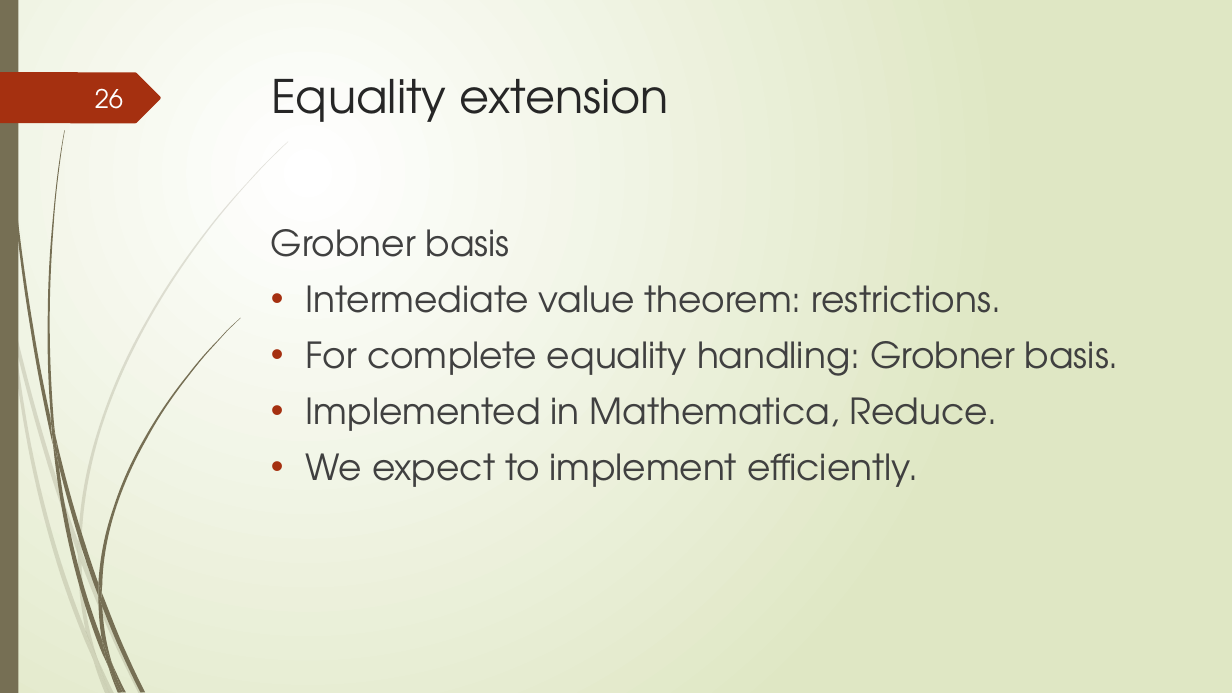
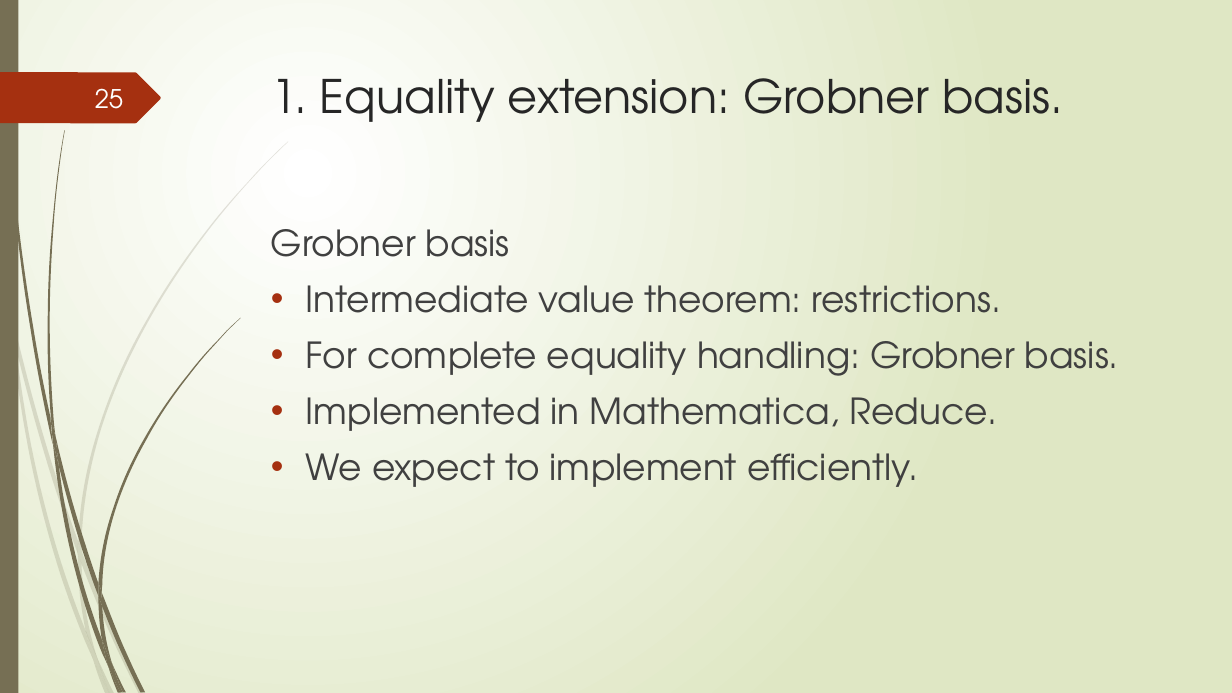
Before and after one commit to tungvx/raSAT, a slide deck: slide 25 of report/midterm.pptx (slide 26 before the commit). Drawn at 1232x693 pixels with LibreOffice and Linux fonts; fonts in the diff are those of the drawing. Boxes give left, top, right and bottom in pixels: in the first picture for what was removed or moved away, otherwise in the second. Text is boxed around its words. In the diff, an @@ line names an element or a change of style, - is before the commit and + after.

```diff
--- a/report/midterm.pptx
+++ b/report/midterm.pptx
@@ page number at (x1=95, y1=88, x2=123, y2=109): text changed @@
-26
+25
@@ title at (x1=271, y1=78, x2=1063, y2=122): text changed @@
-Equality extension
+1. Equality extension: Grobner basis.
```
Also in this commit, not shown: 17 other slides changed, 3 slides added, 3 slides removed, 3 other files.
